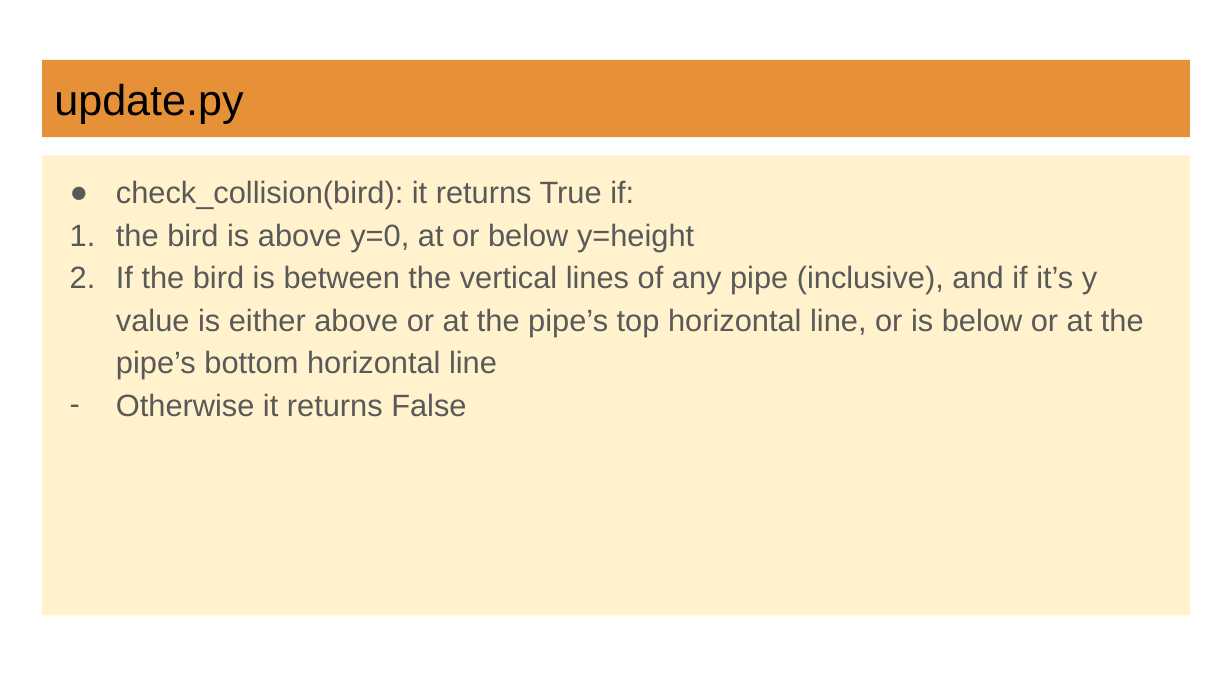
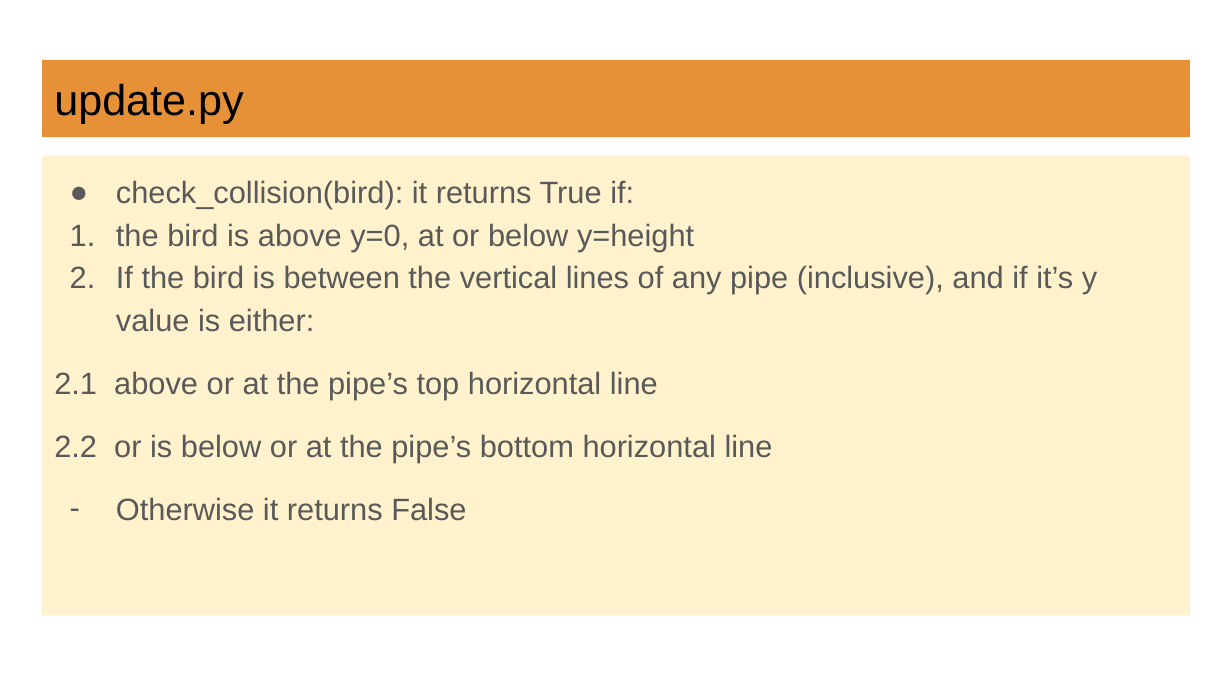
Before and after one commit to Rusomati/flappy_bird, a slide deck: slide 24 of flappy bird documentation.pptx. Drawn at 1232x693 pixels with LibreOffice and Linux fonts; fonts in the diff are those of the drawing. Boxes give left, top, right and bottom in pixels: in the first picture for what was removed or moved away, otherwise in the second. Text is boxed around its words. In the diff, an @@ line names an element or a change of style, - is before the commit and + after.

```diff
--- a/flappy bird documentation.pptx
+++ b/flappy bird documentation.pptx
@@ text at [54,265,1097,463]: text changed @@
-2. If the bird is between the vertical lines of any pipe (inclusive), and if it’s y value is either above or at the pipe’s top horizontal line, or is below or at the pipe’s bottom horizontal line
+2. If the bird is between the vertical lines of any pipe (inclusive), and if it’s y value is either:
+2.1 above or at the pipe’s top horizontal line
+2.2 or is below or at the pipe’s bottom horizontal line
@@ text at [116,497,466,521]: more space between paragraphs @@
```
Also in this commit, not shown: 23 other slides changed, 1 other file.
